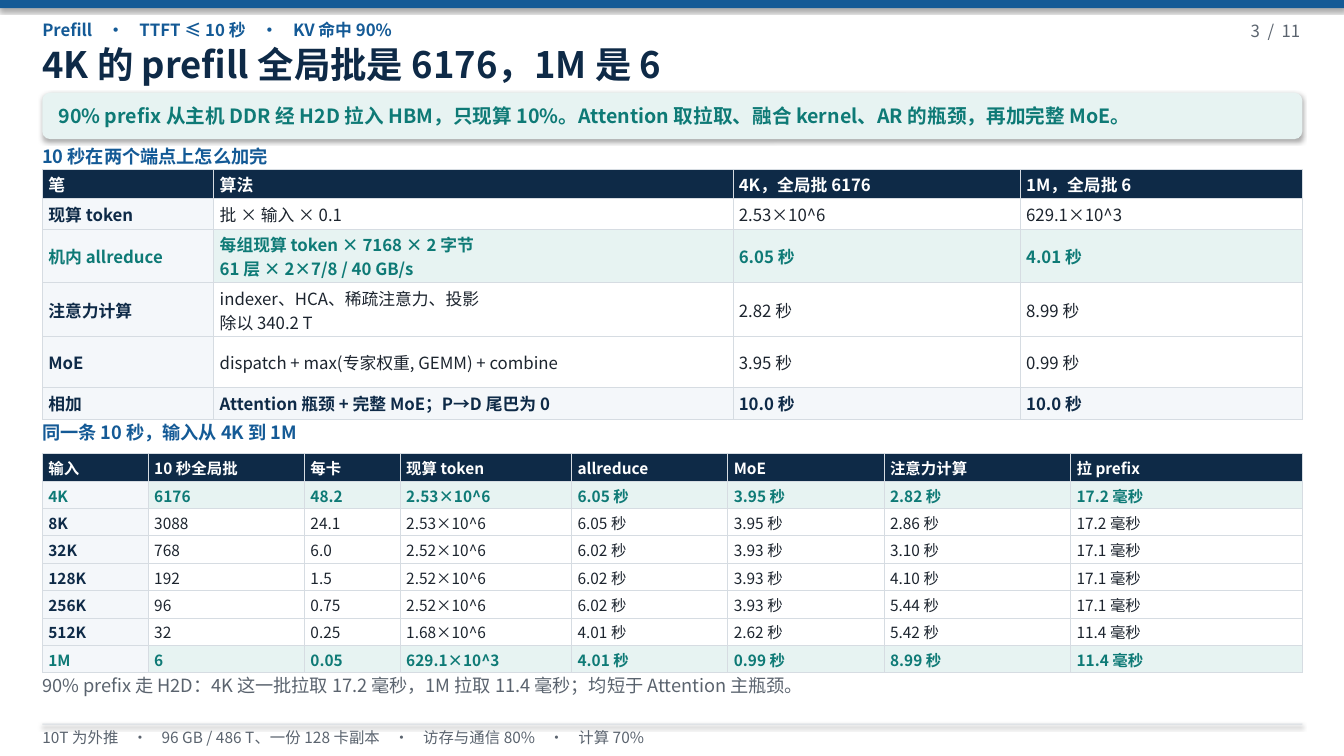
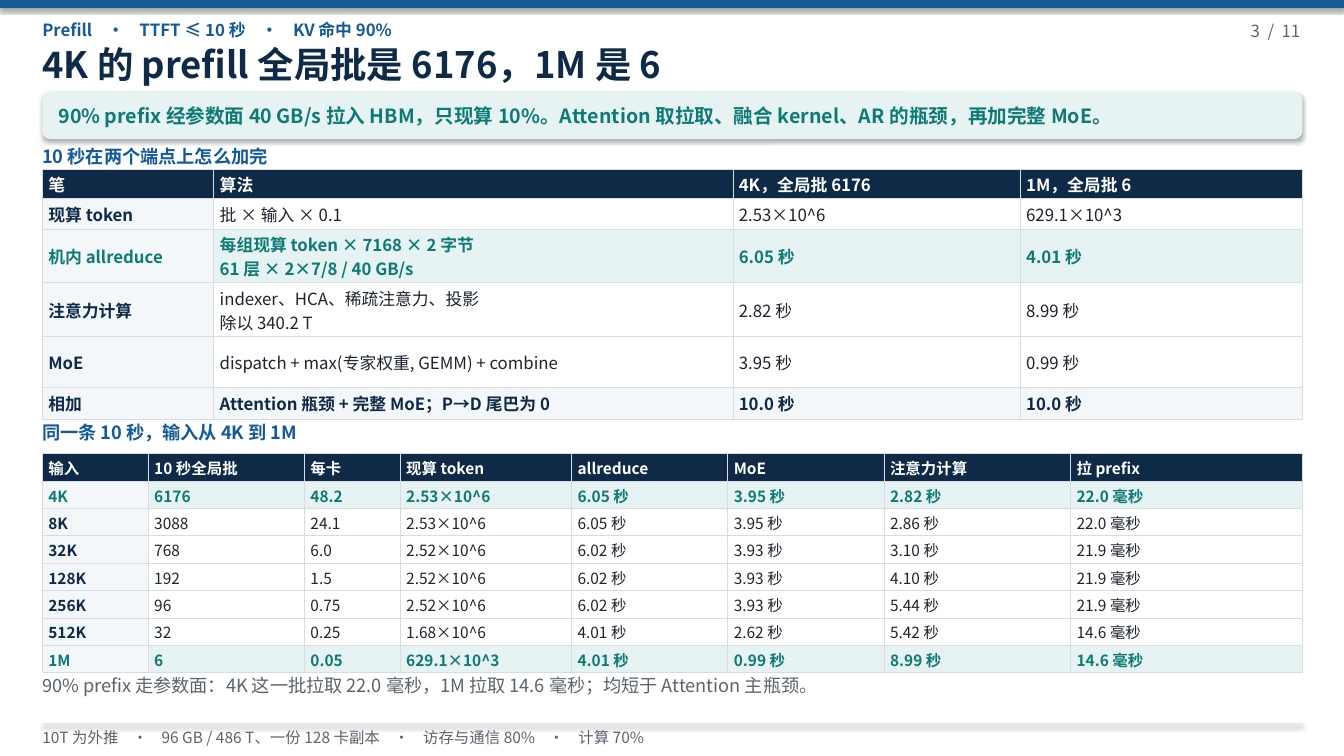
Before and after one commit to 69515164-rgb/UCL-MPComm, a slide deck: slide 3 of docs/deepseek-96g-slo.pptx. Drawn at 1344x756 pixels with LibreOffice and Linux fonts; fonts in the diff are those of the drawing. Boxes give left, top, right and bottom in pixels: in the first picture for what was removed or moved away, otherwise in the second. Text is boxed around its words. In the diff, an @@ line names an element or a change of style, - is before the commit and + after.

```diff
--- a/docs/deepseek-96g-slo.pptx
+++ b/docs/deepseek-96g-slo.pptx
@@ text at bbox=[58, 106, 1112, 128]: text changed @@
-90% prefix 从主机 DDR 经 H2D 拉入 HBM，只现算 10%。Attention 取拉取、融合 kernel、AR 的瓶颈，再加完整 MoE。
+90% prefix 经参数面 40 GB/s 拉入 HBM，只现算 10%。Attention 取拉取、融合 kernel、AR 的瓶颈，再加完整 MoE。
@@ table at bbox=[42, 454, 1303, 672] @@
-row 2, column 8: 17.2 毫秒
+row 2, column 8: 22.0 毫秒
-row 3, column 8: 17.2 毫秒
+row 3, column 8: 22.0 毫秒
-row 4, column 8: 17.1 毫秒
+row 4, column 8: 21.9 毫秒
-row 5, column 8: 17.1 毫秒
+row 5, column 8: 21.9 毫秒
-row 6, column 8: 17.1 毫秒
+row 6, column 8: 21.9 毫秒
-row 7, column 8: 11.4 毫秒
+row 7, column 8: 14.6 毫秒
-row 8, column 8: 11.4 毫秒
+row 8, column 8: 14.6 毫秒
@@ text at bbox=[42, 676, 818, 696]: text changed @@
-90% prefix 走 H2D：4K 这一批拉取 17.2 毫秒，1M 拉取 11.4 毫秒；均短于 Attention 主瓶颈。
+90% prefix 走参数面：4K 这一批拉取 22.0 毫秒，1M 拉取 14.6 毫秒；均短于 Attention 主瓶颈。
```
Also in this commit, not shown: 2 other slides changed, 1 other file.
